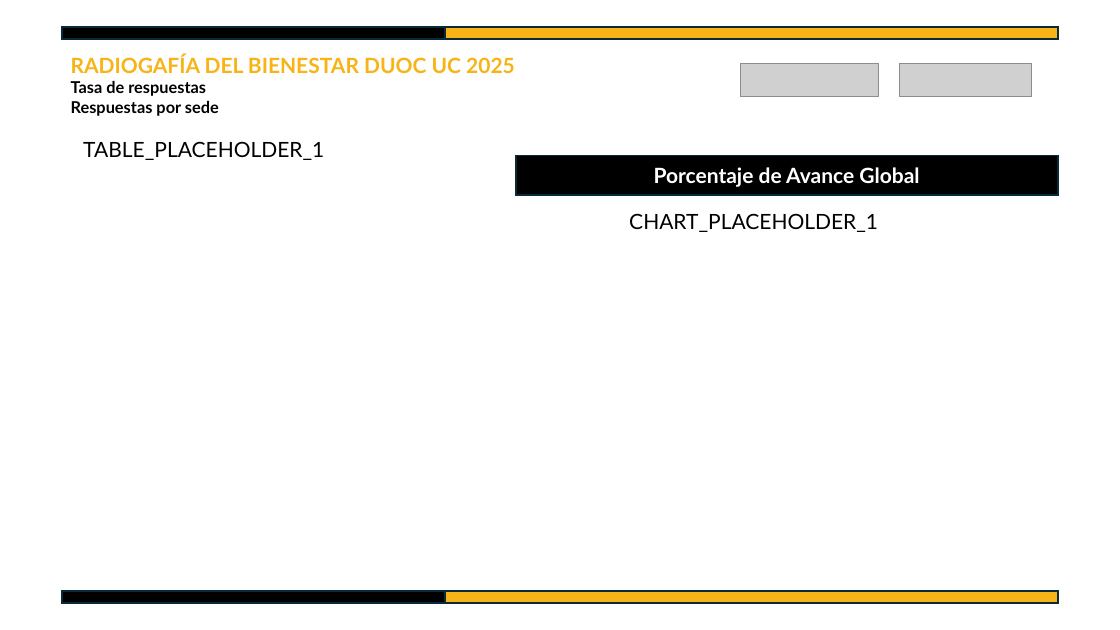
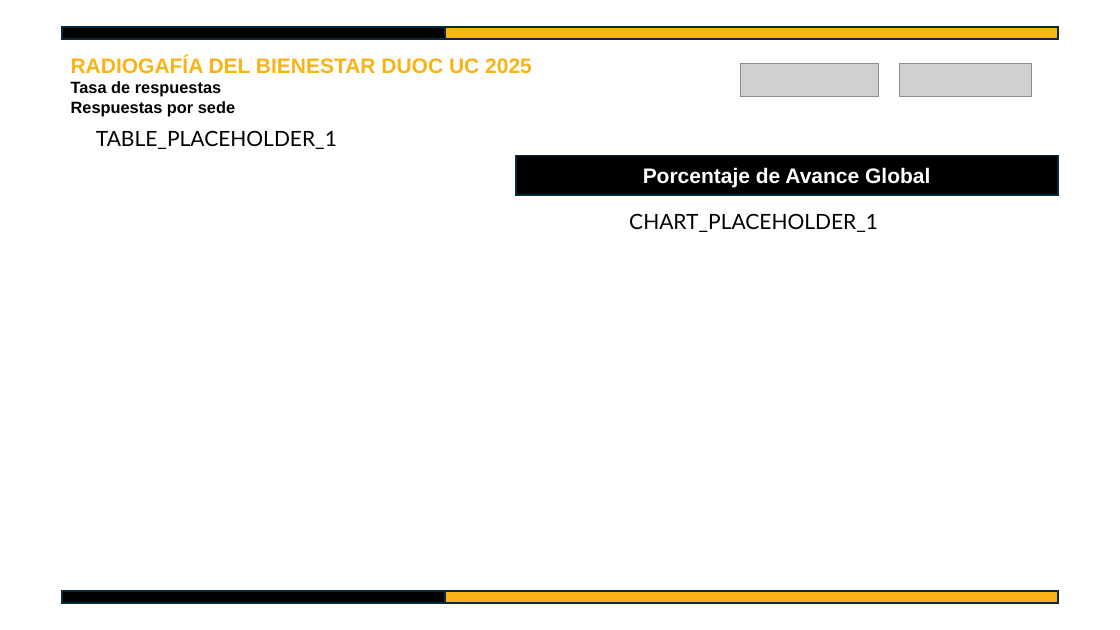
Before and after one commit to SebaValenzuela/Radiografia-del-Bienestar-DUOC-UC-2025, a slide deck: slide 1 of templates/radiografia_bienestar_duoc_2025.pptx. Drawn at 1120x630 pixels with LibreOffice and Linux fonts; fonts in the diff are those of the drawing; grey boxes stand for pictures. Boxes give left, top, right and bottom in pixels: in the first picture for what was removed or moved away, otherwise in the second. Text is boxed around its words. In the diff, an @@ line names an element or a change of style, - is before the commit and + after.

```diff
--- a/templates/radiografia_bienestar_duoc_2025.pptx
+++ b/templates/radiografia_bienestar_duoc_2025.pptx
@@ text "RADIOGAFÍA DEL BIENESTAR DUOC UC ..." at (71,56,532,117): font Lato to Arial @@
@@ text "TABLE_PLACEHOLDER_1": place and size @@
-text "TABLE_PLACEHOLDER_1" at (83,141,324,160)
+text "TABLE_PLACEHOLDER_1" at (96,130,337,149)
@@ rectangle "Porcentaje de Avance Global" at (516,155,1058,195): font Lato to Arial @@
```
Also in this commit, not shown: 1 other slide changed, 2 other files.
